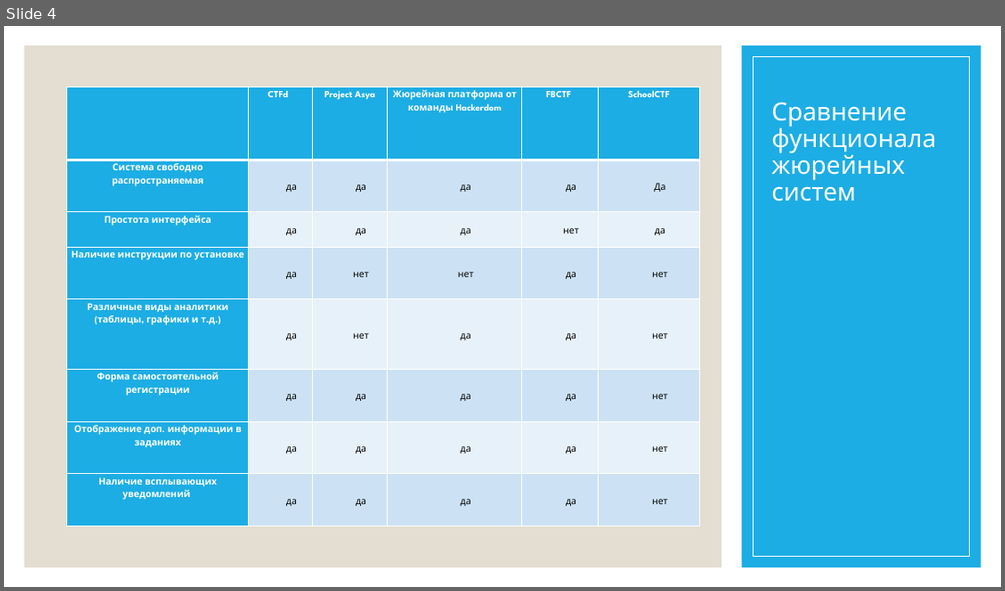
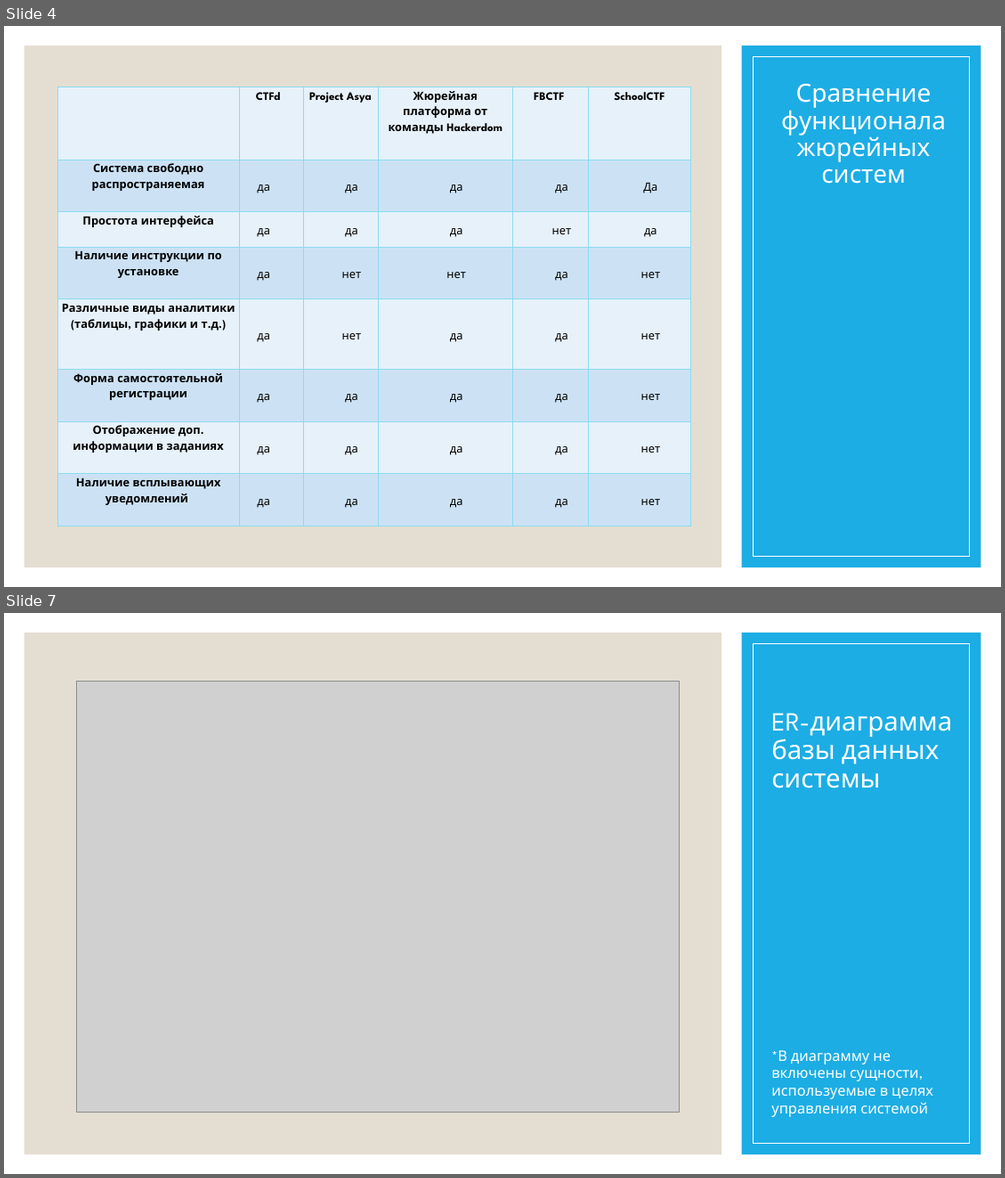
Before and after one commit to PolMarzia/diplom, a slide deck: Prez.pptx. Shown one above the other, each under a label of ours: slide 4 before the commit, slides 4 and 7 after it; the slides between them are not shown. The pictures are 1005x591 and 1005x1178 pixels, drawn with LibreOffice and Linux fonts; fonts in the diff are those of the drawing; grey boxes stand for pictures. Boxes give left, top, right and bottom in pixels: in the first picture for what was removed or moved away, otherwise in the second. Text is boxed around its words. In the diff, an @@ line names an element or a change of style, - is before the commit and + after.

```diff
--- a/Prez.pptx
+++ b/Prez.pptx
@@ slide 7 added at (x1=4, y1=613, x2=1001, y2=1174), background #FFFFFF; not listed: 3 template elements that a slide beside it also shows @@
@@ picture added at (x1=77, y1=681, x2=680, y2=1111) @@
@@ title added at (x1=771, y1=713, x2=952, y2=788), 25.2 pt, text #FFFFFF @@
+ER-диаграмма базы данных системы
@@ text added at (x1=771, y1=1050, x2=933, y2=1117), 14 pt, text #FFFFFF @@
+*В диаграмму не включены сущности, используемые в целях управления системой
@@ slide 4 changed as well @@
@@ title "Сравнение функционала жюрейных систем" at (x1=781, y1=83, x2=946, y2=184): alignment left to centre @@
@@ table at (x1=57, y1=87, x2=691, y2=526) @@
@@ fill #1CADE4 to #E8F1FA in 9 cells @@
@@ fill #1CADE4 to #CDE3F5 in 4 cells @@
@@ size 9 to 11 pt @@
@@ text colour #FFFFFF to #000000 in "CTFd", "Project Asya", "Жюрейная платформа от команды Hackerdom", "FBCTF" and 8 more places @@
@@ indent changed @@
@@ borders changed @@
@@ table moved from (x1=67, y1=87, x2=700, y2=526) to (x1=57, y1=87, x2=691, y2=526) @@
```
Also in this commit, not shown: 3 other slides changed, 11 other slides added, 7 other files.
